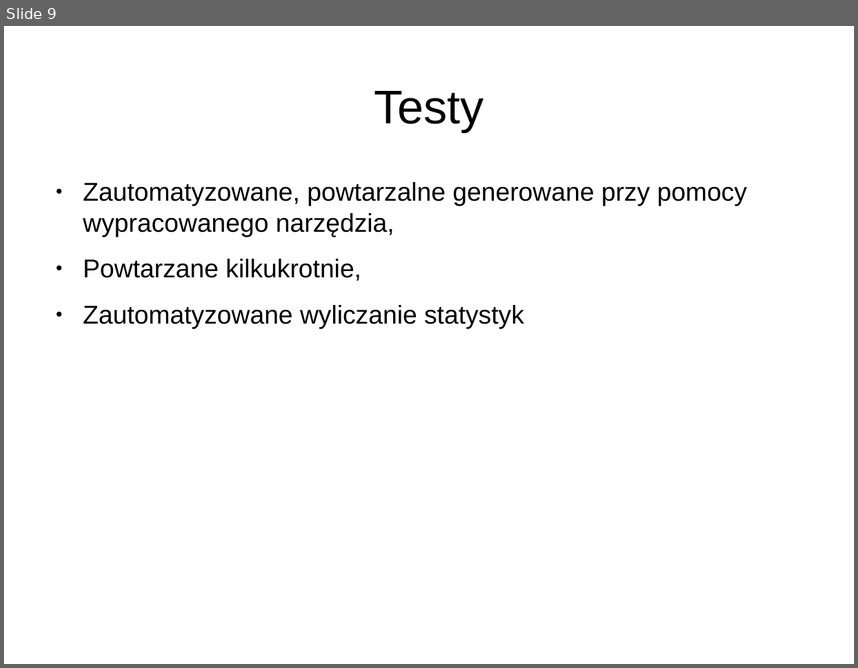
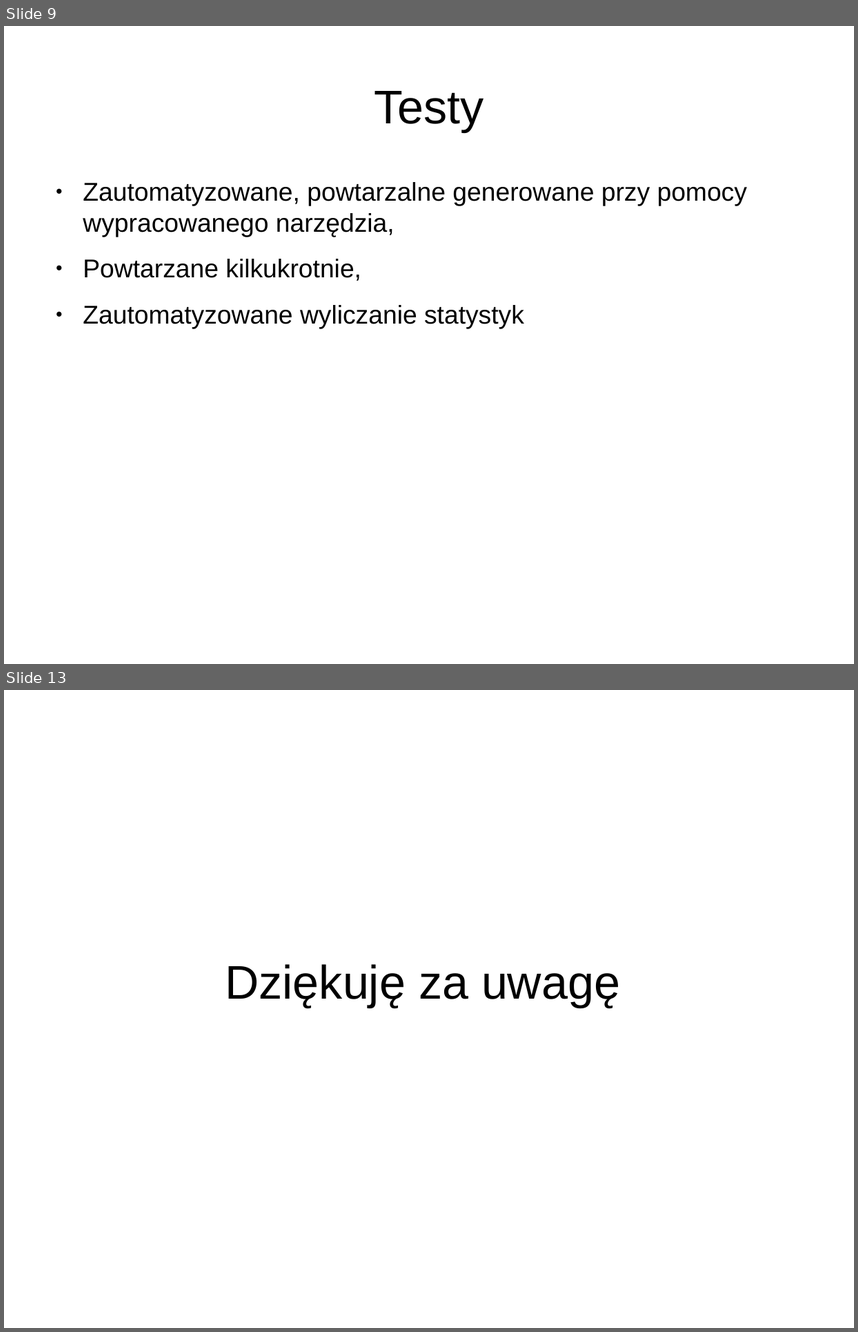
Before and after one commit to aksinghdce/master-thesis, a slide deck: prezentacja.odp. Shown one above the other, each under a label of ours: slide 9 before the commit, slides 9 and 13 after it; the slides between them are not shown. The pictures are 858x668 and 858x1332 pixels, drawn with LibreOffice and Linux fonts; fonts in the diff are those of the drawing. Boxes give left, top, right and bottom in pixels: in the first picture for what was removed or moved away, otherwise in the second. Text is boxed around its words. In the diff, an @@ line names an element or a change of style, - is before the commit and + after.

```diff
--- a/prezentacja.odp
+++ b/prezentacja.odp
@@ slide 13 added at bbox=[4, 690, 854, 1328], background #FFFFFF @@
@@ title added at bbox=[225, 964, 620, 1007], 44 pt, text #000000 @@
+Dziękuję za uwagę
```
Also in this commit, not shown: 5 slides changed, 2 other slides added.
